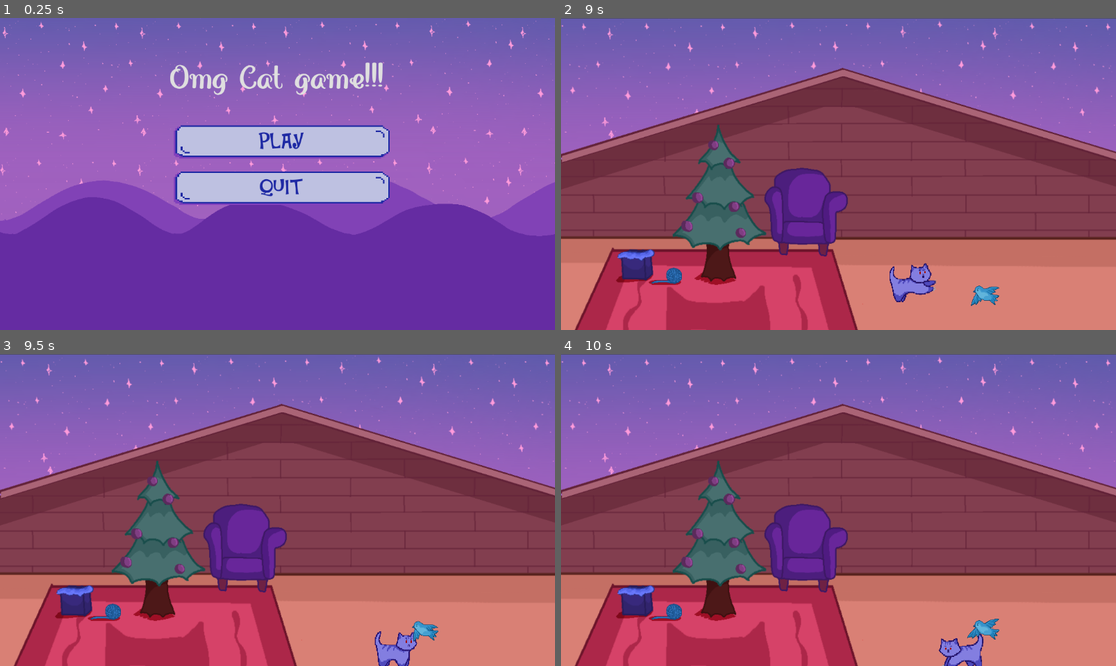
Above: before the commit, frames 1-4 (two rows, left to right).
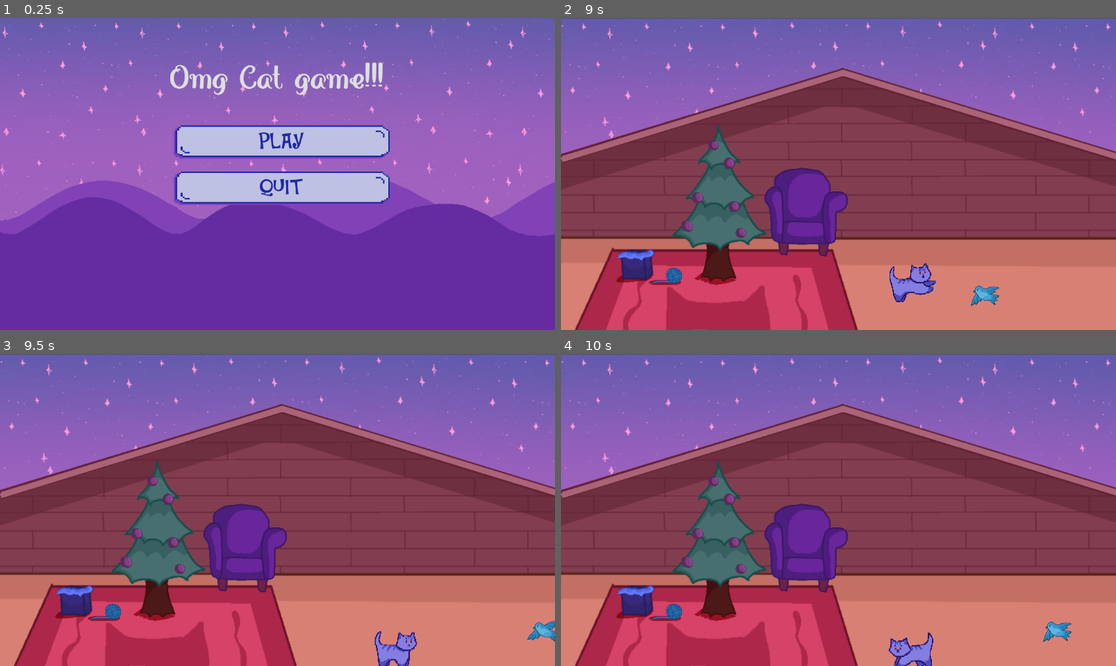
Above: after the commit, the same moments.

Repository: purple-affogato/magic-xmas-cat-game
Game: Godot game, scene res://menu.tscn
The game is run twice, just before and just after one commit, with the same random seed, the same clock (stepped at 60 frames per second) and the same inputs.
Inputs:
- Up to frame 1 (0.25 s): no input
- Up to frame 2 (9 s): click "PLAY" at 0.5 s; tap Enter (ui_accept) at 1.25, 1.52, 2, 2.27, 2.75, 3.5, 3.77, 4.25, 4.52, 5, 5.27, 6.77, 7.52, 8.27 s; hold Right (ui_right) 1.28-2.03 s; tap Q (normal_attack) every 0.75 s from 1.35 to 8.85 s; hold Down (ui_down) 2.03-2.78 s; hold Right (ui_right) 2.78-3.53 s; hold Up (ui_up) 3.53-4.28 s; hold Left (ui_left) 4.28-5.78 s; hold Down (ui_down) 5.78-6.53 s; hold Right (ui_right) 6.53-7.28 s; hold Up (ui_up) 7.28-8.03 s; hold Right (ui_right) 8.03-8.78 s; hold Down (ui_down) from 8.78 s (still down)
- Up to frame 3 (9.5 s): keep holding Down (ui_down)
- Up to frame 4 (10 s): release Down (ui_down) at 9.53 s; hold Left (ui_left) from 9.53 s (still down); tap Q (normal_attack) at 9.6 s; tap Enter (ui_accept) at 9.77 s

Frames 1-2 are identical in both runs. In frame 3, 0.4% of the frame differs, in the area x 74-100%, y 85-93%; in frame 4, 1.6%, in the area x 58-92%, y 84-100%.

Commit message:
adjusted hit boxes for atks

Diff:
--- a/cat.tscn
+++ b/cat.tscn
@@ -194,13 +194,13 @@
 size = Vector2(54, 44)
 
 [sub_resource type="CircleShape2D" id="CircleShape2D_iodpr"]
-radius = 19.105
+radius = 25.4769
 
 [sub_resource type="RectangleShape2D" id="RectangleShape2D_2w5ku"]
-size = Vector2(52.2414, 48.9655)
+size = Vector2(41.8966, 46.8966)
 
 [sub_resource type="RectangleShape2D" id="RectangleShape2D_g1c2r"]
-size = Vector2(40, 31.3793)
+size = Vector2(40, 42.4138)
 
 [node name="Cat" type="CharacterBody2D"]
 scale = Vector2(1.45, 1.45)
@@ -222,7 +222,7 @@
 
 [node name="AOE" type="CollisionShape2D" parent="Scratch"]
 visible = false
-position = Vector2(38, 15)
+position = Vector2(43.4483, 8.27586)
 shape = SubResource("CircleShape2D_iodpr")
 disabled = true
 debug_color = Color(0.815686, 0.321569, 0.631373, 0.419608)
@@ -231,7 +231,7 @@
 
 [node name="AOE" type="CollisionShape2D" parent="Whip"]
 visible = false
-position = Vector2(43.5345, 4.48276)
+position = Vector2(38.3621, 5.51724)
 scale = Vector2(1, 1)
 shape = SubResource("RectangleShape2D_2w5ku")
 disabled = true
@@ -240,7 +240,8 @@
 [node name="Water" type="Area2D" parent="."]
 
 [node name="AOE" type="CollisionShape2D" parent="Water"]
-position = Vector2(38.7931, 4.13793)
+visible = false
+position = Vector2(44.3103, 4.13793)
 rotation = 1.5708
 scale = Vector2(1, 1)
 shape = SubResource("RectangleShape2D_g1c2r")
